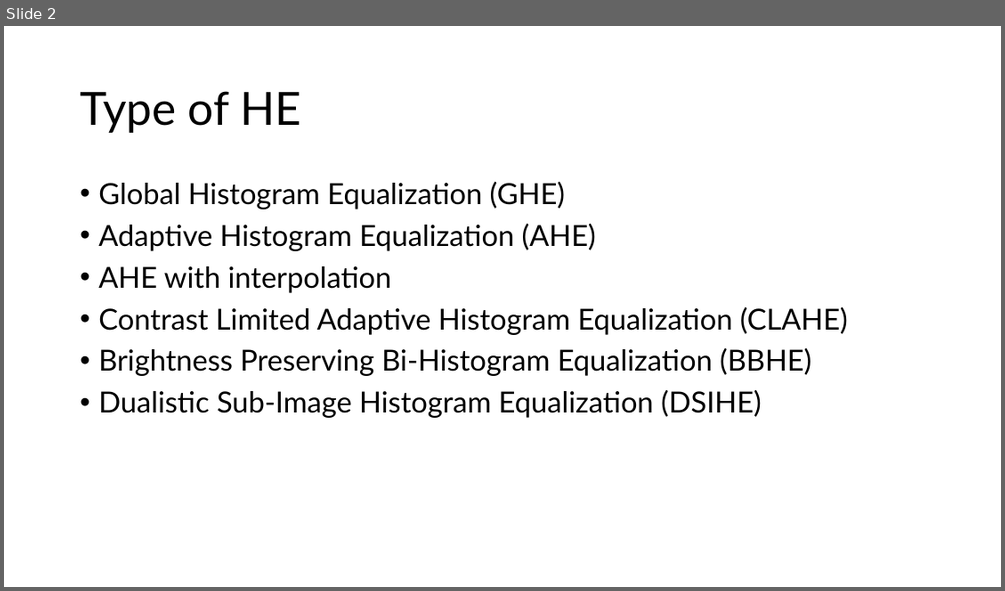
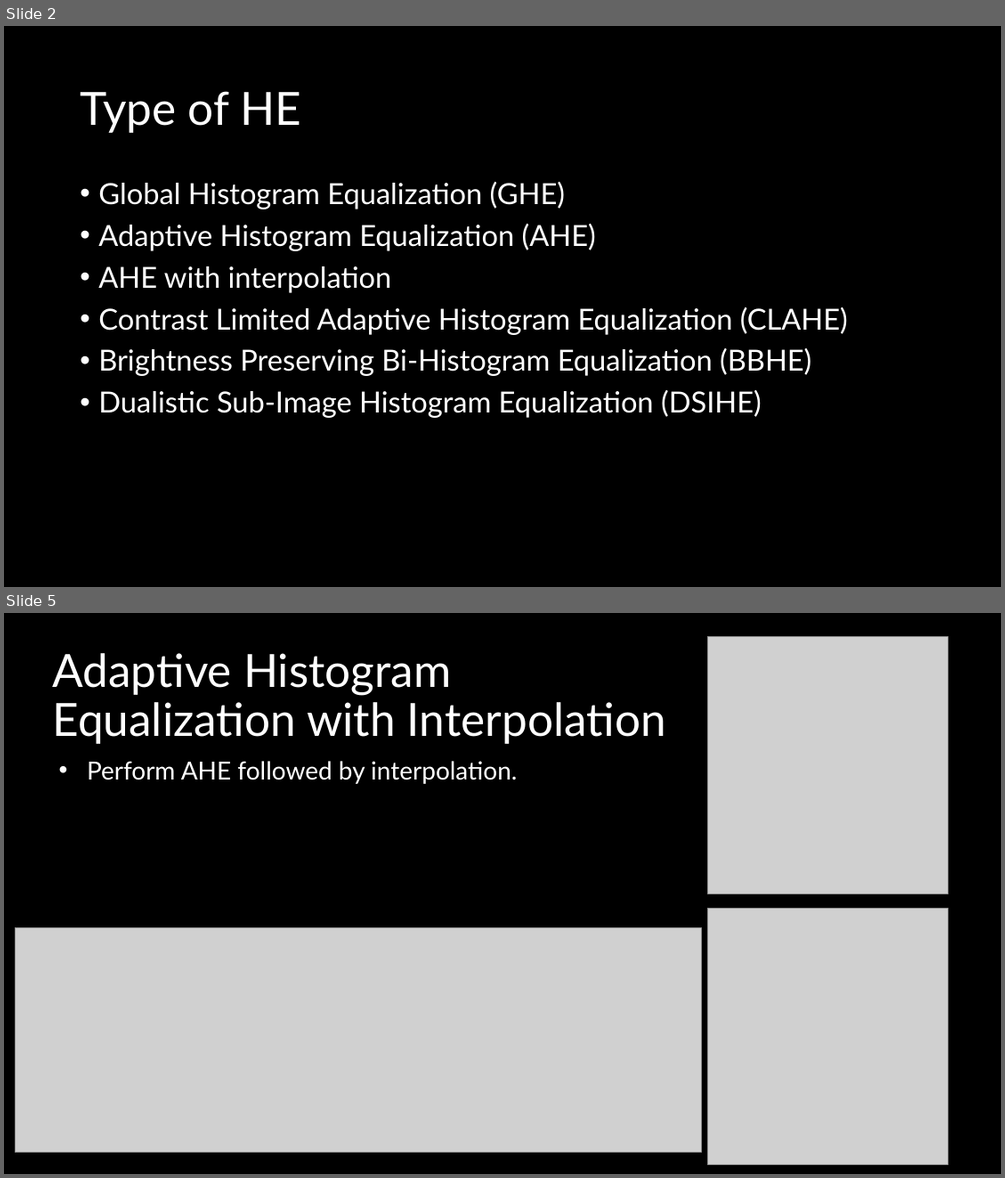
Before and after one commit to bsimonsen27/WSU-Fall26, a slide deck: ECE6220/project/Histogram Equalization.pptx. Shown one above the other, each under a label of ours: slide 2 before the commit, slides 2 and 5 after it; the slides between them are not shown. The pictures are 1005x591 and 1005x1178 pixels, drawn with LibreOffice and Linux fonts; fonts in the diff are those of the drawing; grey boxes stand for pictures. Boxes give left, top, right and bottom in pixels: in the first picture for what was removed or moved away, otherwise in the second. Text is boxed around its words. In the diff, an @@ line names an element or a change of style, - is before the commit and + after.

Commit message:
added to image processing presentation

```diff
--- a/ECE6220/project/Histogram Equalization.pptx
+++ b/ECE6220/project/Histogram Equalization.pptx
@@ slide 5 added at bbox=[4, 613, 1001, 1174], background #000000 @@
@@ picture added at bbox=[708, 637, 947, 893] @@
@@ title added at bbox=[52, 653, 666, 744], 44 pt, text #FFFFFF @@
+Adaptive Histogram Equalization with Interpolation
@@ text added at bbox=[87, 761, 517, 784], 24 pt, text #FFFFFF @@
+• Perform AHE followed by interpolation.
@@ picture added at bbox=[16, 928, 701, 1152] @@
@@ picture added at bbox=[708, 908, 947, 1164] @@
@@ slide 2 changed as well @@
@@ background #FFFFFF to #000000 @@
@@ title "Type of HE" at bbox=[80, 91, 301, 133]: text colour #000000 to #FFFFFF @@
@@ text "Global Histogram Equalization (GHE)" at bbox=[98, 182, 848, 418]: text colour #000000 to #FFFFFF @@
```
Also in this commit, not shown: 1 other slide changed, 8 other slides added, 1 other file.
